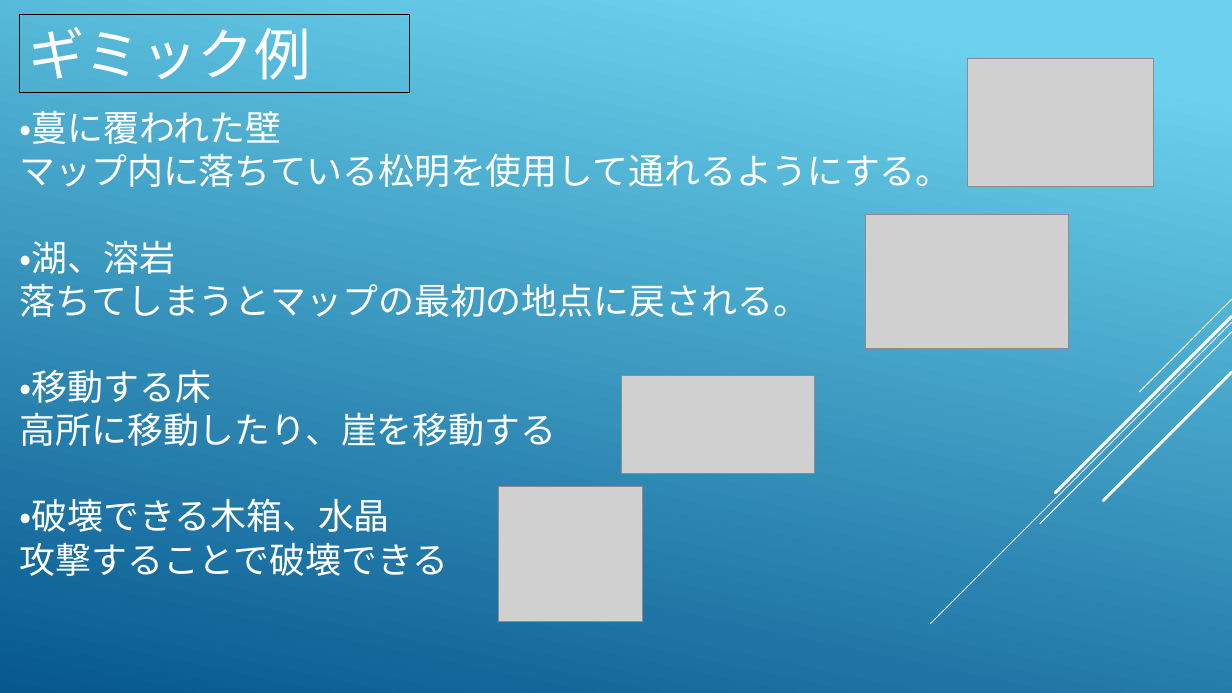
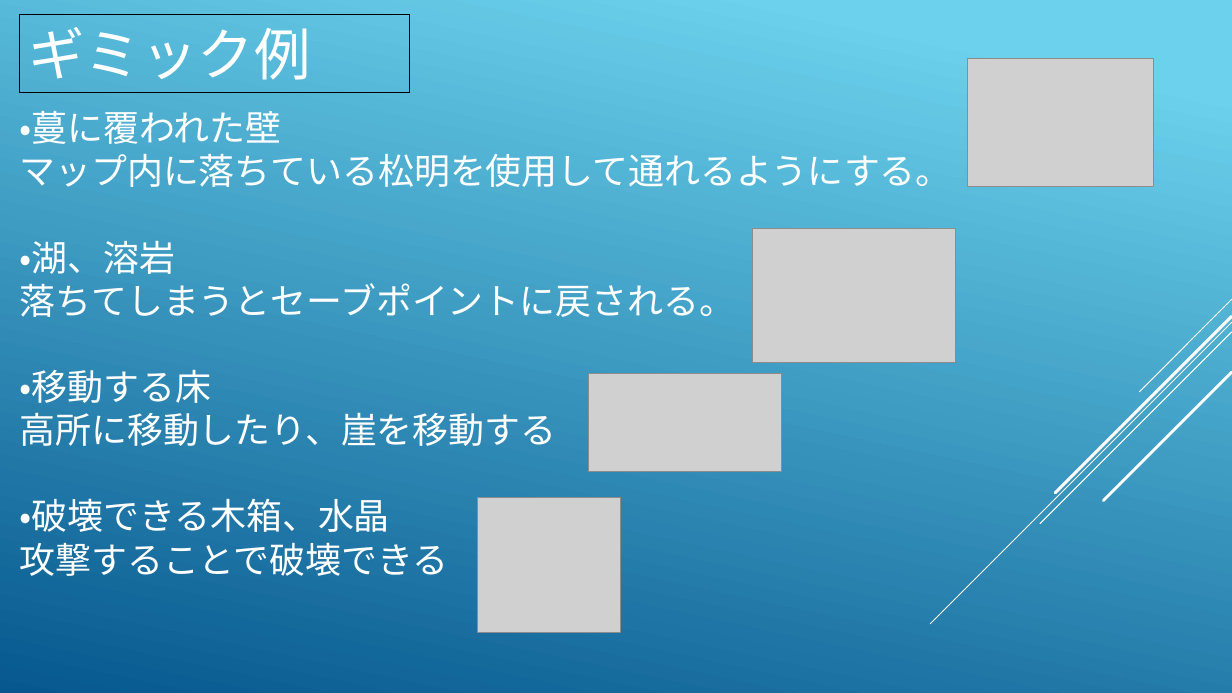
Before and after one commit to KawanoTakumi/2B-Team, a slide deck: slide 5 of Back To Home.pptx (slide 4 before the commit). Drawn at 1232x693 pixels with LibreOffice and Linux fonts; fonts in the diff are those of the drawing; grey boxes stand for pictures. Boxes give left, top, right and bottom in pixels: in the first picture for what was removed or moved away, otherwise in the second. Text is boxed around its words. In the diff, an @@ line names an element or a change of style, - is before the commit and + after.

```diff
--- a/Back To Home.pptx
+++ b/Back To Home.pptx
@@ picture: place and size @@
-picture at (866,214,1069,348)
+picture at (752,228,956,362)
@@ text at (20,283,736,317): text changed @@
-落ちてしまうとマップの最初の地点に戻される。
+落ちてしまうとセーブポイントに戻される。
@@ picture: place and size @@
-picture at (622,375,814,474)
+picture at (589,373,781,472)
@@ picture: place and size @@
-picture at (499,487,643,621)
+picture at (478,498,622,632)
```
Also in this commit, not shown: 2 other slides changed, 1 slide added, 1 slide removed, 21 other files.
